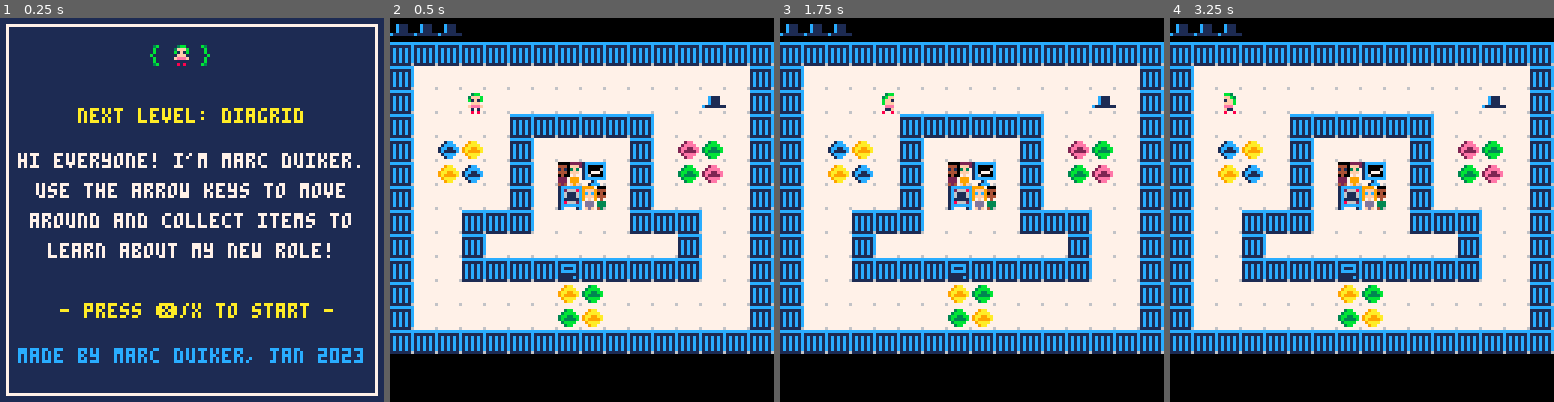
Above: before the commit, frames 1-4 (left to right).
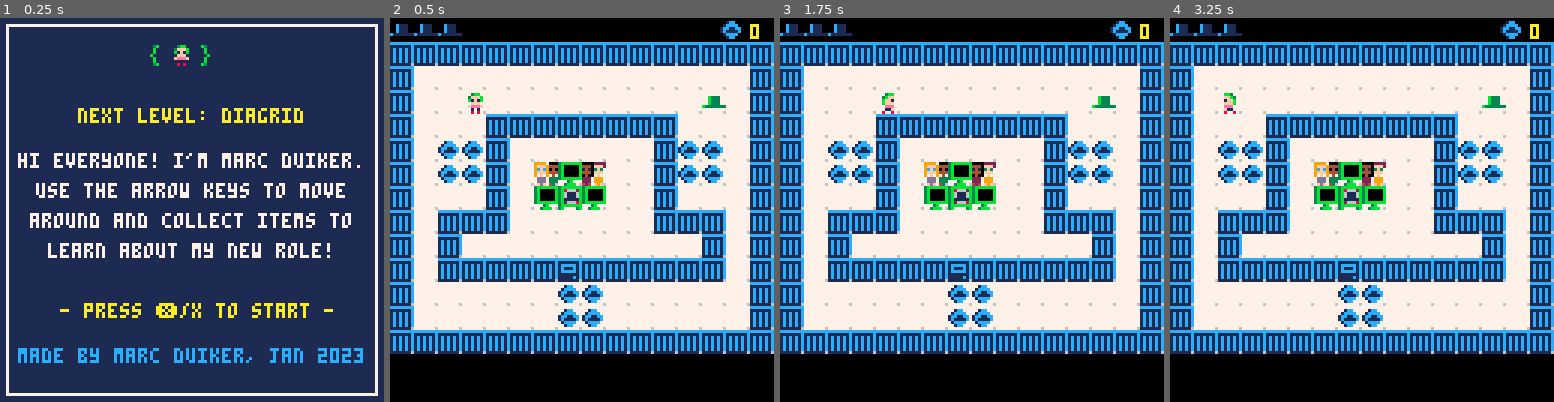
Above: after the commit, the same moments.

Repository: marcduiker/pico-8-games
Game: PICO-8 cartridge carts/dapr/dapr.p8
The game is run twice, just before and just after one commit, with the same random seed, the same clock (stepped at 60 frames per second) and the same inputs.
Inputs:
- Up to frame 1 (0.25 s): no input
- Up to frame 2 (0.5 s): tap X (X key) at 0.33 s
- Up to frame 3 (1.75 s): tap O (Z key) at 0.7, 1.7 s; tap X (X key) at 1.07 s; hold Right from 1.6 s (still down)
- Up to frame 4 (3.25 s): tap X (X key) at 1.85, 2.97 s; release Right at 2.1 s; tap O (Z key) at 2.1, 2.5, 2.9 s; hold Up 2.15-2.42 s; hold Right 2.47-3.03 s; hold Left from 3.08 s (still down)

Frame 1 is identical in both runs. In frame 2, 13% of the frame differs, in the area x 12-97%, y 0-81%; in frame 3, 13%; in frame 4, 13%.

Commit message:
Add scoring and door opening
Signed-off-by: Marc Duiker <marcduiker@users.noreply.github.com>

Diff:
--- a/carts/dapr/dapr.p8
+++ b/carts/dapr/dapr.p8
@@ -268,6 +268,12 @@
 	if p.hashat then
 		spr(p.hatspr,p.x*8+p.dx,p.y*8+p.dy-6,1,1,p.isflipped)
 	end
+	draw_score()
+end
+
+function draw_score()
+	spr(section1.scorespr, 110, 0)
+	print(p.section.score, 120, 2, 10)
 end
 
 function update_game()
@@ -303,10 +309,12 @@
 			sfx(1)
 			_upd=update_player_move
 		elseif iscollectable(destx,desty) then
-			p.section.score+=1
-			if (p.section.score == 4) then
+			if isscore(destx,desty) then
+				p.section.score+=1
+			end
+			if (p.section.score == p.section.maxscore) then
 				sfx(3)
-				completed_section()
+				collection_complete()
 			else
 				sfx(2)
 			end
@@ -345,6 +353,10 @@
 	end
 end
 
+function collection_complete()
+	p.section.isdooropen=true
+end
+
 function completed_section()
 	p.respawnx=p.section.respawnx
 	p.respawny=p.section.respawny
@@ -417,16 +429,21 @@
 	return fget(tile,1)
 end
 
+function isscore(_x,_y)
+	local tile=mget(_x,_y)
+	return fget(tile,2)
+end
+
 function ishat(_x,_y)
 	local tile=mget(_x,_y)
 	return fget(tile,3)
 end
 
 hats = {
-	{8, 52},
-	{9, 53},
-	{10, 54},
-	{11, 55}
+	{8, 24},
+	{9, 25},
+	{10, 26},
+	{11, 27}
 }
 
 function getsmallhat(largehatspr)
@@ -448,11 +465,11 @@
 function init_map()
 	section1={
 		id=1,
-		isdooropen=true,
-		doorx=10,
-		doory=6,
-		opendoorspr=33,
-		closeddoorspr=21,
+		isdooropen=false,
+		doorx=7,
+		doory=10,
+		opendoorspr=32,
+		closeddoorspr=16,
 		arrowx=9,
 		arrowy=6,
 		arrowspr=37,
@@ -460,7 +477,8 @@
 		respawnx=7,
 		respawny=8,
 		score=0,
-		maxscore=4,
+		scorespr=56,
+		maxscore=12,
 		portalspr={89,90,91,92,93}}
 	section2={
 		id=2,
@@ -476,7 +494,7 @@
 		respawnx=8,
 		respawny=8,
 		score=0,
-		maxscore=4,
+		maxscore=12,
 		portalarrowx=4,
 		portalarrowy=12,
 		portalx=3,
@@ -497,7 +515,7 @@
 		respawnx=7,
 		respawny=7,
 		score=0,
-		maxscore=4,
+		maxscore=12,
 		portalarrowx=11,
 		portalarrowy=12,
 		portalx=12,
@@ -518,7 +536,7 @@
 		respawnx=8,
 		respawny=7,
 		score=0,
-		maxscore=4,
+		maxscore=12,
 		portalarrowx=4,
 		portalarrowy=3,
 		portalx=3,
@@ -530,9 +548,14 @@
 
 function draw_map()
 	map(0,0)
-
-end
-
+ draw_tiles()
+end
+
+function draw_tiles()
+	if p.section.isdooropen then
+		mset(p.section.doorx,p.section.doory,p.section.opendoorspr)
+	end
+end
 -->8
 -- tools
 
@@ -747,22 +770,22 @@
 
 
 __gff__
-00000000000000000a0a0a0a0202020204040404010101010202020200000000000000000000000000000000020202020101010100000000020202020000000000000000000000000000000505040000000000000000000000000005050400000000000a00000000000000050504000000000000000000000000000505040000
+00000000000000000a0a0a0a0202020201010101000000000000000000000000000000000000000006060606010101020101010100000000000202020000000000000001010101010100000505040000000000000101010101000005050400000000000a00000000000000050504000000000000000000000000000505040000
 0000000000000000000000000000000000000000000000000000000000000000000000000000000000000000000000000000000000000000000000000000000000000000000000000000000000000000000000000000000000000000000000000000000000000000000000000000000000000000000000000000000000000000
 __map__
 6363630000000000000000000000000000000000000000000000000000000000000000000000000000000000000000000000000000000000000000000000000000000000000000000000000000000000000000000000000000000000000000000000000000000000000000000000000000000000000000000000000000000000
 3030303030303030303030303030303000000000000000000000000000000000000000000000000000000000000000000000000000000000000000000000000000000000000000000000000000000000000000000000000000000000000000000000000000000000000000000000000000000000000000000000000000000000
 303f3f3f3f3f3f3f3f3f3f3f3f3f3f3000000000000000000000000000000000000000000000000000000000000000000000000000000000000000000000000000000000000000000000000000000000000000000000000000000000000000000000000000000000000000000000000000000000000000000000000000000000
-303f3f3f3f3f3f3f3f3f3f3f3f083f3000000000000000000000000000000000000000000000000000000000000000000000000000000000000000000000000000000000000000000000000000000000000000000000000000000000000000000000000000000000000000000000000000000000000000000000000000000000
-303f3f3f3f3030303030303f3f3f3f3000000000000000000000000000000000000000000000000000000000000000000000000000000000000000000000000000000000000000000000000000000000000000000000000000000000000000000000000000000000000000000000000000000000000000000000000000000000
-303f181a3f303f3f3f3f303f1b193f3000000000000000000000000000000000000000000000000000000000000000000000000000000000000000000000000000000000000000000000000000000000000000000000000000000000000000000000000000000000000000000000000000000000000000000000000000000000
-303f1a183f303f2d443f303f191b3f3000000000000000000000000000000000000000000000000000000000000000000000000000000000000000000000000000000000000000000000000000000000000000000000000000000000000000000000000000000000000000000000000000000000000000000000000000000000
-303f3f3f3f303f472c3f303f3f3f3f3000000000000000000000000000000000000000000000000000000000000000000000000000000000000000000000000000000000000000000000000000000000000000000000000000000000000000000000000000000000000000000000000000000000000000000000000000000000
-303f3f3030303f3f3f3f3030303f3f3000000000000000000000000000000000000000000000000000000000000000000000000000000000000000000000000000000000000000000000000000000000000000000000000000000000000000000000000000000000000000000000000000000000000000000000000000000000
-303f3f303f3f3f3f3f3f3f3f303f3f3000000000000000000000000000000000000000000000000000000000000000000000000000000000000000000000000000000000000000000000000000000000000000000000000000000000000000000000000000000000000000000000000000000000000000000000000000000000
-303f3f303030301430303030303f3f3000000000000000000000000000000000000000000000000000000000000000000000000000000000000000000000000000000000000000000000000000000000000000000000000000000000000000000000000000000000000000000000000000000000000000000000000000000000
-303f3f3f3f3f3f1a193f3f3f3f3f3f3000000000000000000000000000000000000000000000000000000000000000000000000000000000000000000000000000000000000000000000000000000000000000000000000000000000000000000000000000000000000000000000000000000000000000000000000000000000
-303f3f3f3f3f3f191a3f3f3f3f3f3f3000000000000000000000000000000000000000000000000000000000000000000000000000000000000000000000000000000000000000000000000000000000000000000000000000000000000000000000000000000000000000000000000000000000000000000000000000000000
+303f3f3f3f3f3f3f3f3f3f3f3f093f3000000000000000000000000000000000000000000000000000000000000000000000000000000000000000000000000000000000000000000000000000000000000000000000000000000000000000000000000000000000000000000000000000000000000000000000000000000000
+303f3f3f30303030303030303f3f3f3000000000000000000000000000000000000000000000000000000000000000000000000000000000000000000000000000000000000000000000000000000000000000000000000000000000000000000000000000000000000000000000000000000000000000000000000000000000
+303f2828303f3f3f3f3f3f3028283f3000000000000000000000000000000000000000000000000000000000000000000000000000000000000000000000000000000000000000000000000000000000000000000000000000000000000000000000000000000000000000000000000000000000000000000000000000000000
+303f2828303f2c532e3f3f3028283f3000000000000000000000000000000000000000000000000000000000000000000000000000000000000000000000000000000000000000000000000000000000000000000000000000000000000000000000000000000000000000000000000000000000000000000000000000000000
+303f3f3f303f5357533f3f303f3f3f3000000000000000000000000000000000000000000000000000000000000000000000000000000000000000000000000000000000000000000000000000000000000000000000000000000000000000000000000000000000000000000000000000000000000000000000000000000000
+303f3030303f3f3f3f3f3f3030303f3000000000000000000000000000000000000000000000000000000000000000000000000000000000000000000000000000000000000000000000000000000000000000000000000000000000000000000000000000000000000000000000000000000000000000000000000000000000
+303f303f3f3f3f3f3f3f3f3f3f303f3000000000000000000000000000000000000000000000000000000000000000000000000000000000000000000000000000000000000000000000000000000000000000000000000000000000000000000000000000000000000000000000000000000000000000000000000000000000
+303f3030303030103030303030303f3000000000000000000000000000000000000000000000000000000000000000000000000000000000000000000000000000000000000000000000000000000000000000000000000000000000000000000000000000000000000000000000000000000000000000000000000000000000
+303f3f3f3f3f3f28283f3f3f3f3f3f3000000000000000000000000000000000000000000000000000000000000000000000000000000000000000000000000000000000000000000000000000000000000000000000000000000000000000000000000000000000000000000000000000000000000000000000000000000000
+303f3f3f3f3f3f28283f3f3f3f3f3f3000000000000000000000000000000000000000000000000000000000000000000000000000000000000000000000000000000000000000000000000000000000000000000000000000000000000000000000000000000000000000000000000000000000000000000000000000000000
 3030303030303030303030303030303000000000000000000000000000000000000000000000000000000000000000000000000000000000000000000000000000000000000000000000000000000000000000000000000000000000000000000000000000000000000000000000000000000000000000000000000000000000
 
 
Not shown, changed: 40 lines of the sprite sheet (__gfx__) section of carts/dapr/dapr.p8
